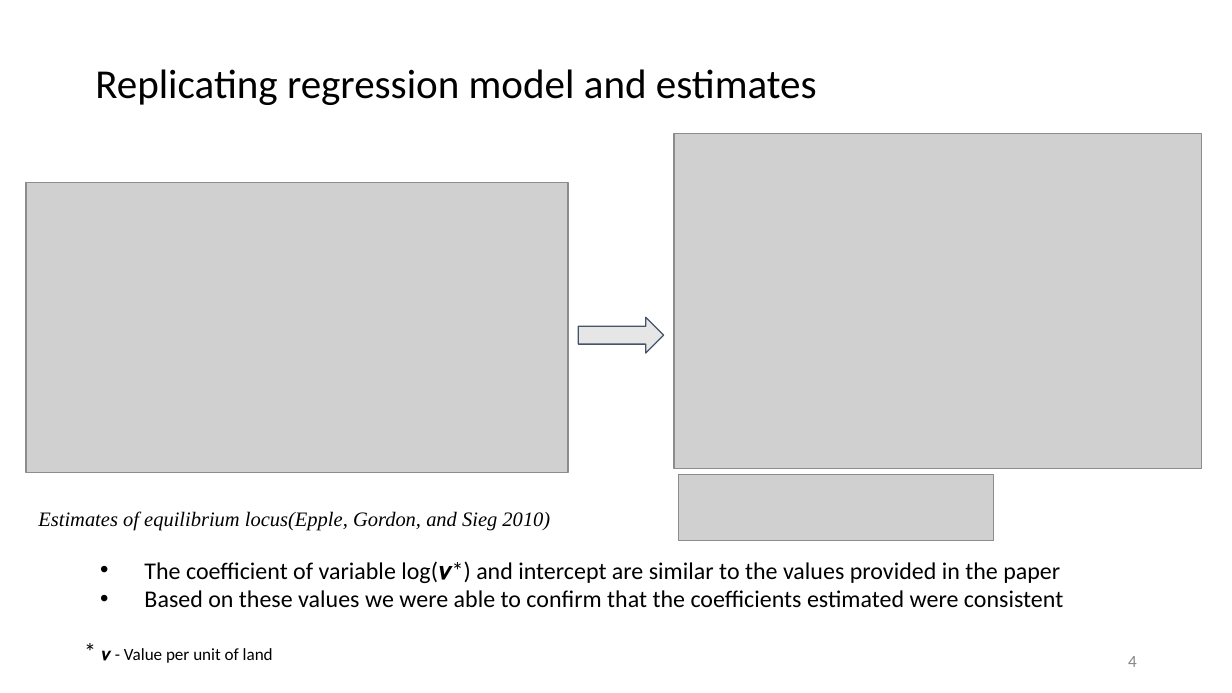
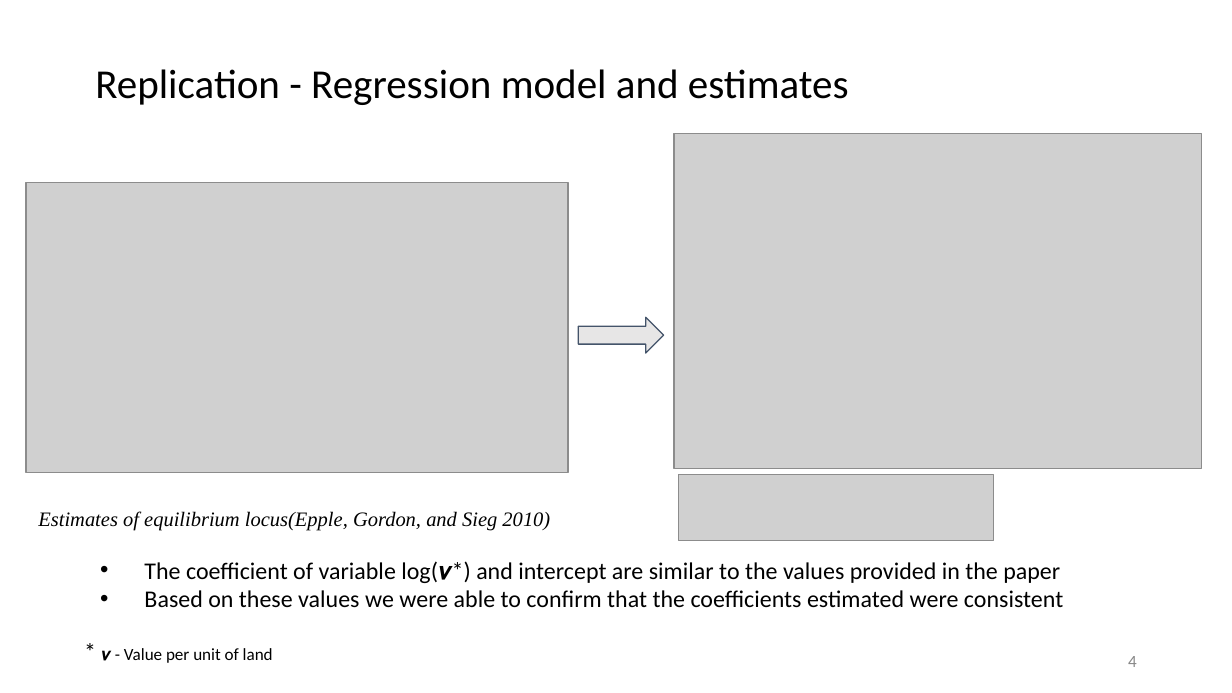
Before and after one commit to rathodmansi/Replication-Study-Housing-Production-Function, a slide deck: slide 4 of Analysis/Replication project - Final presentation.pptx. Drawn at 1232x693 pixels with LibreOffice and Linux fonts; fonts in the diff are those of the drawing; grey boxes stand for pictures. Boxes give left, top, right and bottom in pixels: in the first picture for what was removed or moved away, otherwise in the second. Text is boxed around its words. In the diff, an @@ line names an element or a change of style, - is before the commit and + after.

```diff
--- a/Analysis/Replication project - Final presentation.pptx
+++ b/Analysis/Replication project - Final presentation.pptx
@@ title at (x1=95, y1=69, x2=849, y2=105): text changed @@
-Replicating regression model and estimates
+Replication - Regression model and estimates
```
Also in this commit, not shown: 7 other slides changed.
